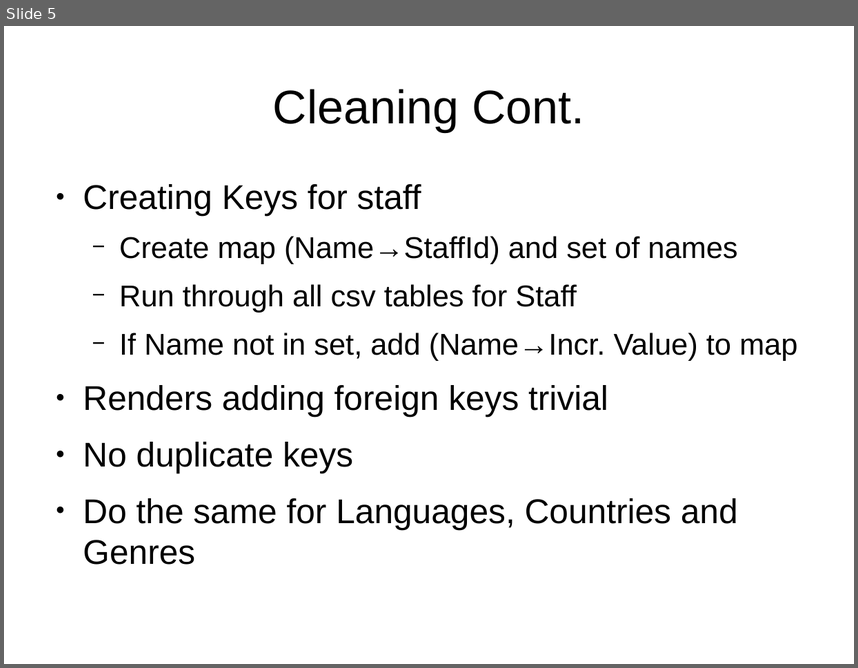
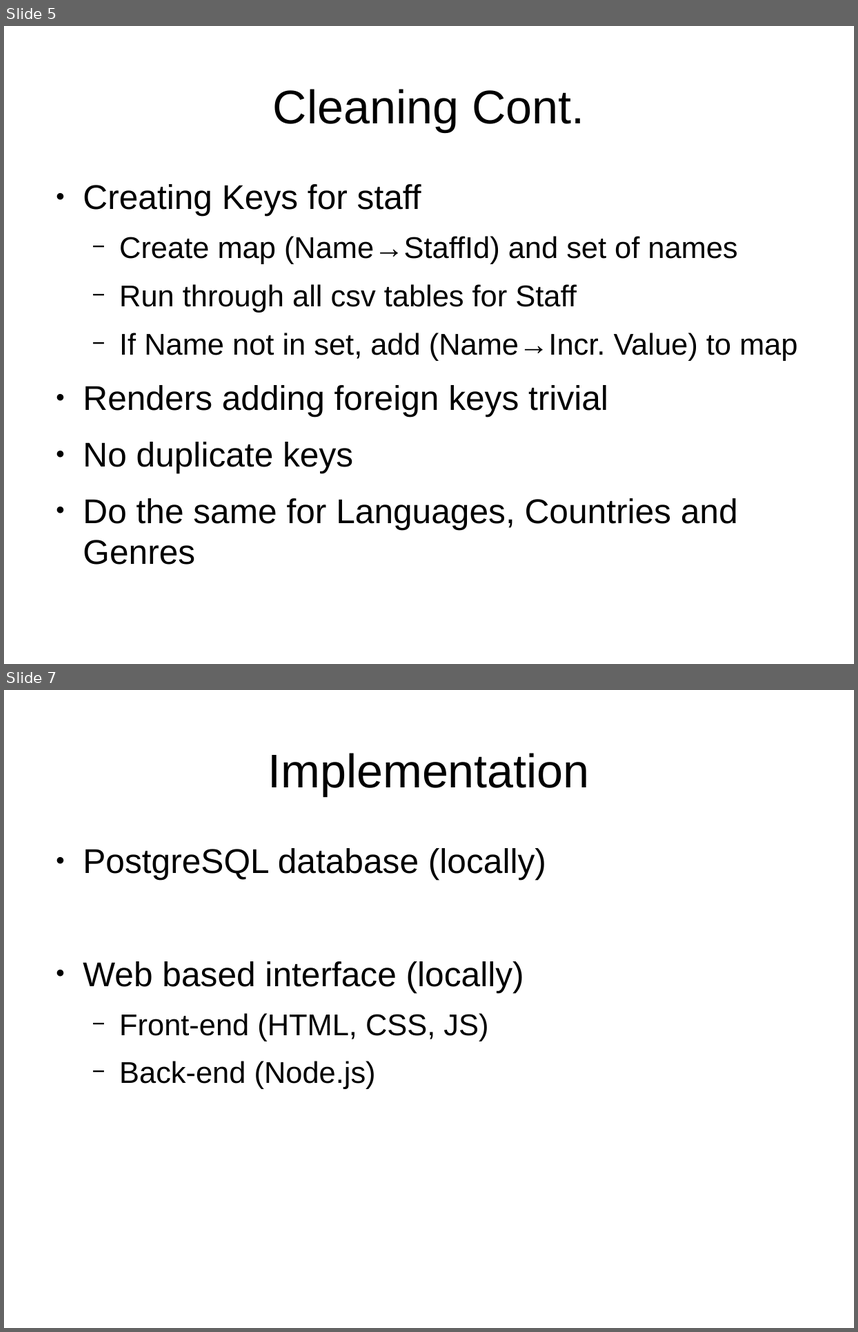
Before and after one commit to Moodoo245/Database-Project, a slide deck: presentation.odp. Shown one above the other, each under a label of ours: slide 5 before the commit, slides 5 and 7 after it; the slides between them are not shown. The pictures are 858x668 and 858x1332 pixels, drawn with LibreOffice and Linux fonts; fonts in the diff are those of the drawing. Boxes give left, top, right and bottom in pixels: in the first picture for what was removed or moved away, otherwise in the second. Text is boxed around its words. In the diff, an @@ line names an element or a change of style, - is before the commit and + after.

Commit message:
import queries and add implementation part in presentation

```diff
--- a/presentation.odp
+++ b/presentation.odp
@@ slide 7 added at [4,690,854,1328], background #FFFFFF @@
@@ title added at [268,753,590,796], 44 pt, text #000000 @@
+Implementation
@@ text added at [83,848,546,1089], 32 pt, text #000000 @@
+● PostgreSQL database (locally)
+● Web based interface (locally)
+  − Front-end (HTML, CSS, JS)
+  − Back-end (Node.js)
```
Also in this commit, not shown: 2 slides changed, 1 other slide added, 2 slides removed, 3 other files.
